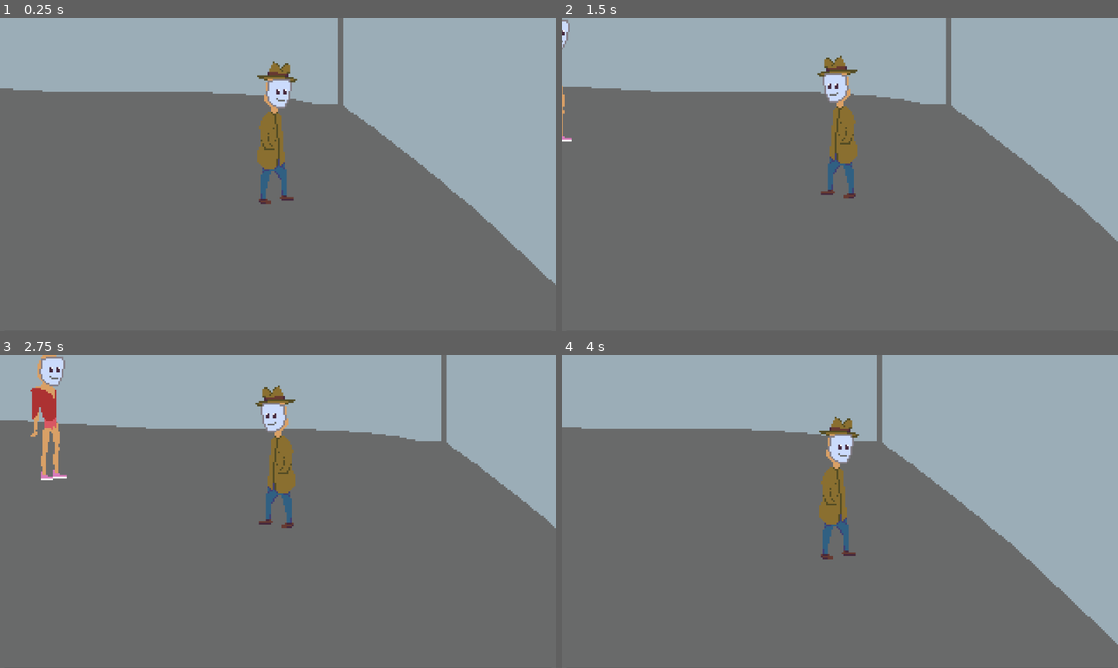
Above: before the commit, frames 1-4 (two rows, left to right).
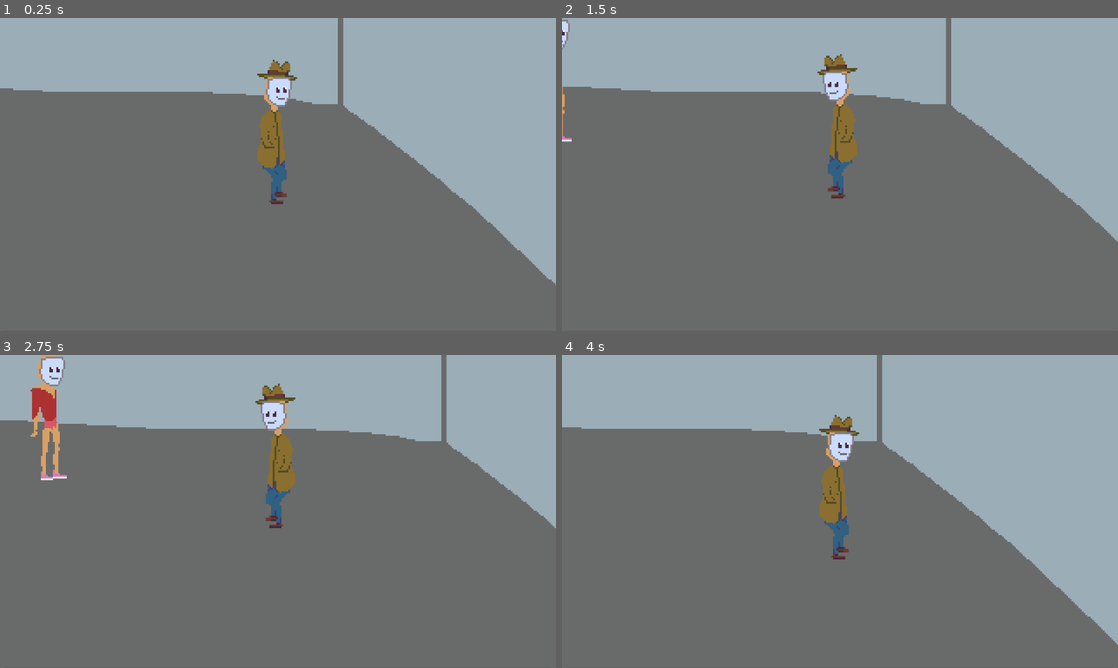
Above: after the commit, the same moments.

Repository: TerjeBallestad/pespi-mask
Game: Godot game, scene res://scenes/lobby.tscn
Two runs of this game, one before a commit and one after it. Both use one fixed random seed, a clock stepped at 60 frames per second and the inputs below. This scene is started directly instead of the project's main scene. Sound files missing from this copy of the repository are replaced by a short silence.
Inputs (mouse positions are in pixels of both pictures, inside the frame that each line leads up to):
- Up to frame 1 (0.25 s): no input
- Up to frame 2 (1.5 s): tap Enter at 0.5 s; move the mouse to (962, 158) at 0.52 s; click (962, 158) at 0.67 s; tap Space at 1.25 s; move the mouse to (728, 190) at 1.27 s; click (728, 190) at 1.42 s
- Up to frame 3 (2.75 s): tap Enter at 2 s; move the mouse to (333, 442) at 2.02 s; click (333, 442) at 2.17 s
- Up to frame 4 (4 s): tap Space at 2.75 s; move the mouse to (812, 574) at 2.77 s; click (812, 574) at 2.92 s; tap Enter at 3.5 s; move the mouse to (1006, 558) at 3.52 s; click (1006, 558) at 3.67 s

The runs differ from the first frame. In frame 1, 0.9% of the frame differs, in the area x 46-54%, y 13-60%; in frame 2, 0.8%; in frame 3, 0.9%; in frame 4, 0.9%.

Commit message:
Restructure scene file system

Diff:
--- a/scenes/basement.tscn
+++ b/scenes/basement.tscn
@@ -1,9 +1,9 @@
 [gd_scene format=3 uid="uid://qlmpkcvm4uwu"]
 
 [ext_resource type="Texture2D" uid="uid://l7nocxxj8u0m" path="res://sprites/basement.png" id="1_wvfle"]
-[ext_resource type="PackedScene" uid="uid://iyl2b2hg026c" path="res://scenes/protagonist.tscn" id="2_etyrx"]
+[ext_resource type="PackedScene" uid="uid://iyl2b2hg026c" path="res://scenes/objects/protagonist.tscn" id="2_etyrx"]
 [ext_resource type="PackedScene" uid="uid://dpoq815ist814" path="res://scenes/navigation/exit_point.tscn" id="3_exit"]
-[ext_resource type="Script" uid="uid://b0nkgpaw424r1" path="res://scripts/camera_movement.gd" id="4_cam"]
+[ext_resource type="Script" path="res://scripts/camera_movement.gd" id="4_cam"]
 
 [node name="Basement" type="Node2D" unique_id=782234505]
 
--- a/scenes/hallway.tscn
+++ b/scenes/hallway.tscn
@@ -1,9 +1,9 @@
 [gd_scene format=3 uid="uid://dg62ebwma3ebk"]
 
 [ext_resource type="Texture2D" uid="uid://diqv3l68slsaa" path="res://sprites/hall.png" id="1_owcqv"]
-[ext_resource type="PackedScene" uid="uid://iyl2b2hg026c" path="res://scenes/protagonist.tscn" id="2_protag"]
+[ext_resource type="PackedScene" uid="uid://iyl2b2hg026c" path="res://scenes/objects/protagonist.tscn" id="2_protag"]
 [ext_resource type="PackedScene" uid="uid://dpoq815ist814" path="res://scenes/navigation/exit_point.tscn" id="3_exit"]
-[ext_resource type="Script" uid="uid://b0nkgpaw424r1" path="res://scripts/camera_movement.gd" id="4_cam"]
+[ext_resource type="Script" path="res://scripts/camera_movement.gd" id="4_cam"]
 
 [node name="Hallway" type="Node2D" unique_id=681593649]
 
--- a/scenes/lobby.tscn
+++ b/scenes/lobby.tscn
@@ -1,12 +1,12 @@
 [gd_scene format=3 uid="uid://cx216ljjyegsg"]
 
 [ext_resource type="Texture2D" uid="uid://dttetynref6pg" path="res://sprites/lobby.png" id="1_o1atq"]
-[ext_resource type="PackedScene" path="res://scenes/overachiever.tscn" id="2_nqcc7"]
-[ext_resource type="PackedScene" path="res://scenes/retiree.tscn" id="3_pc087"]
+[ext_resource type="PackedScene" uid="uid://dtbesobclkmyj" path="res://scenes/objects/npcs/overachiever.tscn" id="2_nqcc7"]
+[ext_resource type="PackedScene" uid="uid://cvafxmihkjc45" path="res://scenes/objects/npcs/retiree.tscn" id="3_pc087"]
 [ext_resource type="Script" uid="uid://dix121h46yokc" path="res://scripts/npc.gd" id="4_07nfq"]
-[ext_resource type="PackedScene" uid="uid://6w75cc8gomib" path="res://scenes/influencer.tscn" id="4_apkv3"]
+[ext_resource type="PackedScene" uid="uid://6w75cc8gomib" path="res://scenes/objects/npcs/influencer.tscn" id="4_apkv3"]
 [ext_resource type="Resource" uid="uid://b0fayrs1r7kwc" path="res://assets/dialog/sequences/influencer/influencer_normal.tres" id="5_oipnb"]
-[ext_resource type="PackedScene" uid="uid://iyl2b2hg026c" path="res://scenes/protagonist.tscn" id="5_pc087"]
+[ext_resource type="PackedScene" uid="uid://iyl2b2hg026c" path="res://scenes/objects/protagonist.tscn" id="5_pc087"]
 [ext_resource type="PackedScene" uid="uid://dpoq815ist814" path="res://scenes/navigation/exit_point.tscn" id="6_exit"]
 [ext_resource type="Script" path="res://scripts/camera_movement.gd" id="7_cam"]
 [ext_resource type="PackedScene" uid="uid://70mqawldnge" path="res://scenes/ui/dialog_box.tscn" id="10_oipnb"]
--- a/scenes/protagonist.tscn
+++ b/scenes/objects/protagonist.tscn
@@ -14,6 +14,8 @@
 position = Vector2(-1, -44)
 sprite_frames = ExtResource("2_2cm76")
 animation = &"walk"
+frame = 4
+frame_progress = 0.59178287
 metadata/_aseprite_wizard_interface_config_ = {
 "animation_section": true,
 "layer_section": true,
--- a/scenes/victim-apartment.tscn
+++ b/scenes/victim-apartment.tscn
@@ -1,9 +1,9 @@
 [gd_scene format=3 uid="uid://b36x4v88t5dm8"]
 
 [ext_resource type="Texture2D" uid="uid://dde0fkmsqa1n6" path="res://sprites/victim-apartment.png" id="1_cj480"]
-[ext_resource type="PackedScene" uid="uid://iyl2b2hg026c" path="res://scenes/protagonist.tscn" id="2_vq267"]
+[ext_resource type="PackedScene" uid="uid://iyl2b2hg026c" path="res://scenes/objects/protagonist.tscn" id="2_vq267"]
 [ext_resource type="PackedScene" uid="uid://dpoq815ist814" path="res://scenes/navigation/exit_point.tscn" id="3_exit"]
-[ext_resource type="Script" uid="uid://b0nkgpaw424r1" path="res://scripts/camera_movement.gd" id="4_cam"]
+[ext_resource type="Script" path="res://scripts/camera_movement.gd" id="4_cam"]
 
 [node name="VictimApartment" type="Node2D" unique_id=549744487]
 
--- a/scenes/world.tscn
+++ b/scenes/world.tscn
@@ -1,11 +1,11 @@
 [gd_scene format=3 uid="uid://b3get38rrj6lt"]
 
 [ext_resource type="Texture2D" uid="uid://dbvi034itsnel" path="res://sprites/test.png" id="1_rwgxs"]
-[ext_resource type="PackedScene" uid="uid://iyl2b2hg026c" path="res://scenes/protagonist.tscn" id="2_4wyf3"]
-[ext_resource type="PackedScene" path="res://scenes/influencer.tscn" id="3_4wyf3"]
+[ext_resource type="PackedScene" uid="uid://iyl2b2hg026c" path="res://scenes/objects/protagonist.tscn" id="2_4wyf3"]
+[ext_resource type="PackedScene" uid="uid://6w75cc8gomib" path="res://scenes/objects/npcs/influencer.tscn" id="3_4wyf3"]
 [ext_resource type="Script" path="res://scripts/camera_movement.gd" id="3_qfnet"]
-[ext_resource type="PackedScene" path="res://scenes/overachiever.tscn" id="4_k0juu"]
-[ext_resource type="PackedScene" path="res://scenes/retiree.tscn" id="5_71j4m"]
+[ext_resource type="PackedScene" uid="uid://dtbesobclkmyj" path="res://scenes/objects/npcs/overachiever.tscn" id="4_k0juu"]
+[ext_resource type="PackedScene" uid="uid://cvafxmihkjc45" path="res://scenes/objects/npcs/retiree.tscn" id="5_71j4m"]
 [ext_resource type="PackedScene" path="res://scenes/ground_example.tscn" id="7_i7141"]
 
 [node name="World" type="Node2D" unique_id=1951058929]
--- a/scripts/autoload/scene_transition.gd
+++ b/scripts/autoload/scene_transition.gd
@@ -17,6 +17,7 @@
 		return
 
 	transitioning = true
+	Input.set_default_cursor_shape(Input.CURSOR_ARROW)
 
 	# Block input during transition
 	color_rect.mouse_filter = Control.MOUSE_FILTER_STOP
Renamed: scenes/audio_manager.tscn -> scenes/objects/managers/audio_manager.tscn
Renamed: scenes/click_manager.tscn -> scenes/objects/managers/click_manager.tscn
Renamed: scenes/music_manager.tscn -> scenes/objects/managers/music_manager.tscn
Renamed: scenes/influencer.tscn -> scenes/objects/npcs/influencer.tscn
Renamed: scenes/overachiever.tscn -> scenes/objects/npcs/overachiever.tscn
Renamed: scenes/retiree.tscn -> scenes/objects/npcs/retiree.tscn
